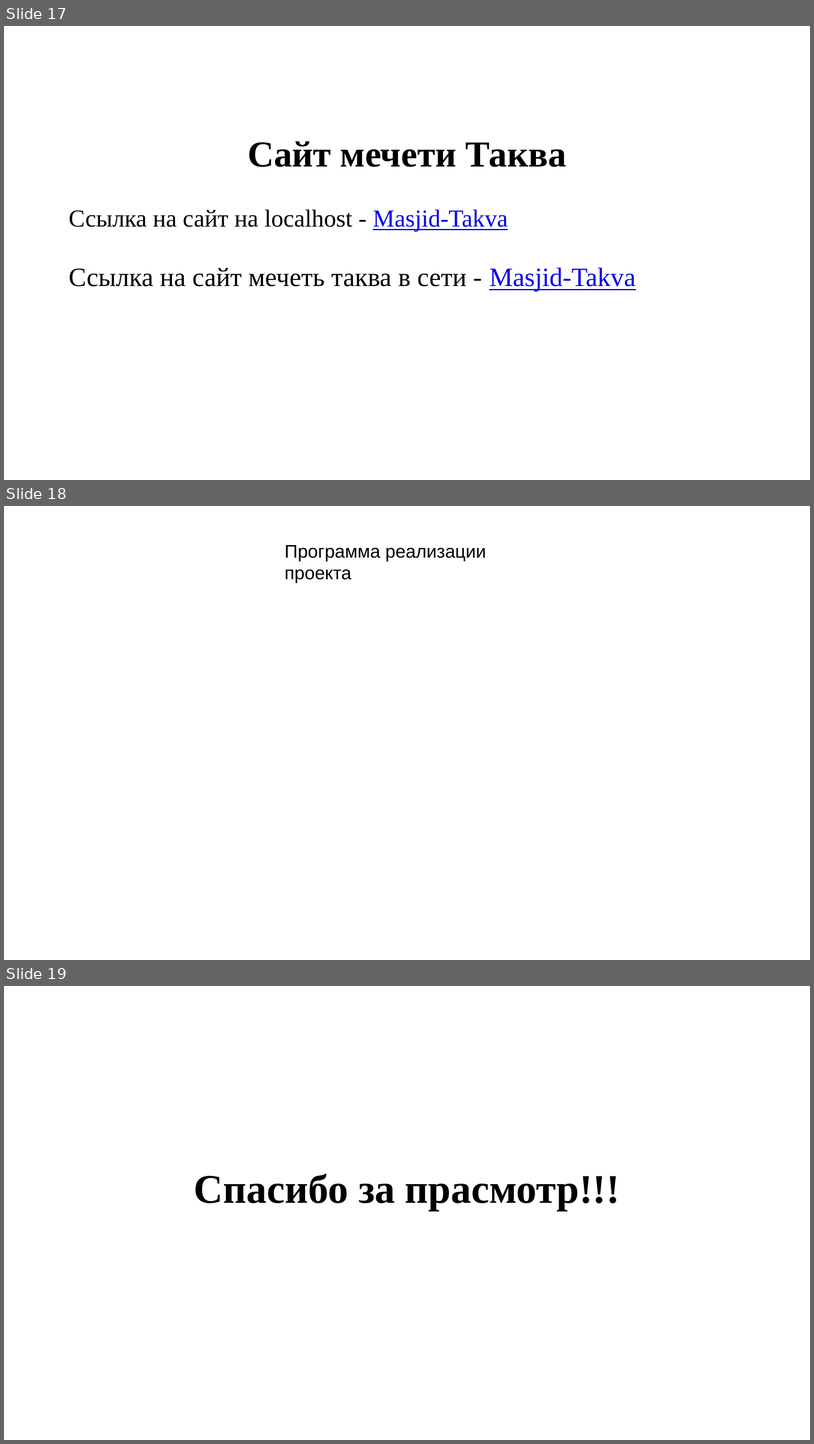
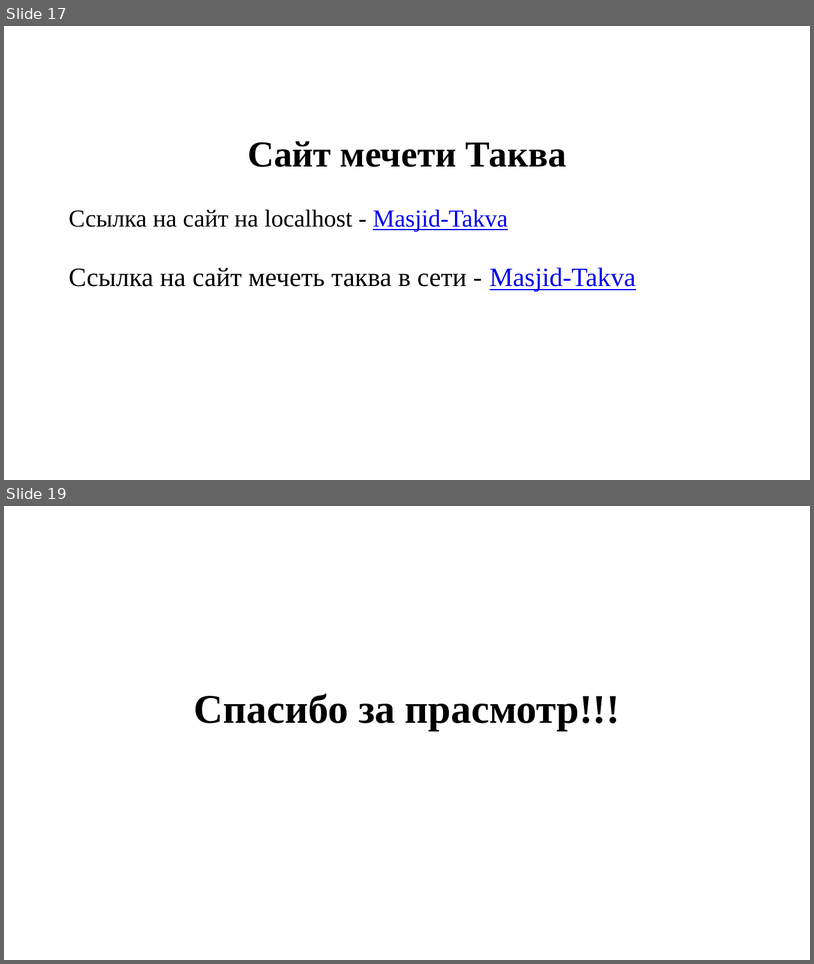
Before and after one commit to SibayMaktay/DocsFile_Sibay, a slide deck: НугумановМА_создание_сайта.pptx. Shown one above the other, each under a label of ours: slides 17, 18 and 19 before the commit, slides 17 and 19 after it; the slides between them are not shown. The pictures are 814x1444 and 814x964 pixels, drawn with LibreOffice and Linux fonts; fonts in the diff are those of the drawing; background and template pictures are left out. Boxes give left, top, right and bottom in pixels: in the first picture for what was removed or moved away, otherwise in the second. Text is boxed around its words. In the diff, an @@ line names an element or a change of style, - is before the commit and + after.

```diff
--- a/НугумановМА_создание_сайта.pptx
+++ b/НугумановМА_создание_сайта.pptx
@@ slide 18 removed at bbox=[4, 506, 810, 960], background picture (left out) @@
@@ text removed at bbox=[285, 545, 486, 583] @@
-Программа реализации проекта
```
Also in this commit, not shown: 1 slide added, 1 other file.
